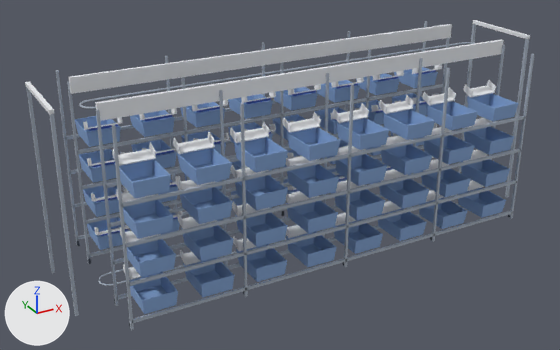
The FBX model SourceAssets/MPR/sorter_simulation/SM_MPR_SorterSimBody64.fbx, before and after one commit.
Before and after are seen from a 50 mm lens placed at (-4.55, -7.7, 4.71), pointed at (-0.31, 0.02, 0.85). Lighting does not change. The marker at lower left points along +X, +Y and +Z. The first picture is the older version.

In view in the first picture: 'SM_MPR_SorterSimBody64'.
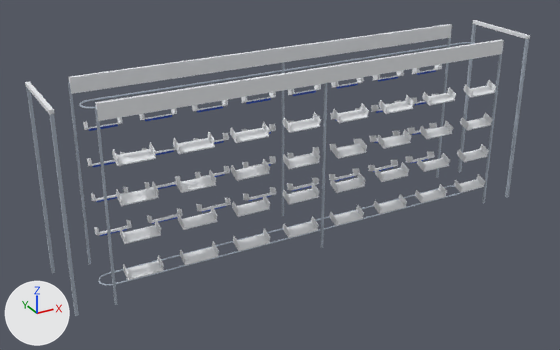
What changed in the scene script:
```text
Change me_bin__1_1_1_003:
    used by ob_sm_mpr_sortersimbody64; location = (0.0, 0.0, 0.0)
    remove me_bin__1_1_1_003.from_pydata(...)  # 5504 vertices, 4168 faces; spans x -3.1..3.1, y -1.05..1.05, z 0.0..2.32
    add me_bin__1_1_1_003.from_pydata(...)  # 2976 vertices, 2164 faces; spans x -3.1..3.1, y -0.62..0.62, z 0.0..2.32
    me_bin__1_1_1_003 part 1: 242 loose pieces with 2504 vertices, spanning x -2.66..2.66, y -1.05..1.05, z 0.0..2.25, are deleted
    me_bin__1_1_1_003 part 2
    60 vertices are removed from x -2.65..2.65, y -0.54..0.54, z 0.0..0.07
    48 faces are deleted
    24 vertices are added at x -2.65..2.65, y -0.51..0.51, z 0.0..2.25
    12 new vertices lie (0.0, 0.0, 2.25) away from vertices in x -2.65..2.65, y -0.49..0.49, z 0.0
    36 new faces join them, mat_m_zcool_metal (light grey #afbac7)
    remove me_bin__1_1_1_003.materials.append(mat_m_zcool_softblue)  # blue #86a8d7
    remove me_bin__1_1_1_003.materials.append(mat_m_zcool_rubber)  # dark blue #2c3542
```

Boxes [x1, y1, x2, y2] around the edits, measured in the pictures (560 x 350 px; the box of a moved part takes in the faces that stretch with it):
'SM_MPR_SorterSimBody64', reshaped
    before: [25, 20, 534, 330]
    after: [25, 20, 530, 316]
part 1 of me_bin__1_1_1_003, deleted
    before: [56, 21, 534, 330]
part 2 of me_bin__1_1_1_003, moved or reshaped
    before: [88, 211, 284, 303]
    after: [68, 29, 503, 305]
